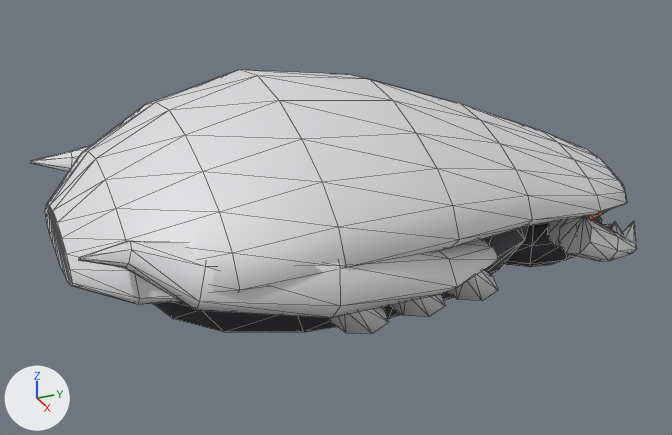
One commit to the glTF model assets/art/models/dune_beetle.glb: the scene before it, then after it.
Rendered twice from a camera (50 mm lens) standing at (2.228, -0.962, 1.711) and looking at (0.002, 0.039, 0.598). The axes (+X, +Y, +Z) are drawn at lower left. The lights are the same throughout. The picture after the commit comes second. Mesh edges are drawn as thin lines. Vertices at exactly the same position are counted once.

Objects in the first picture: 'dune_beetle'.
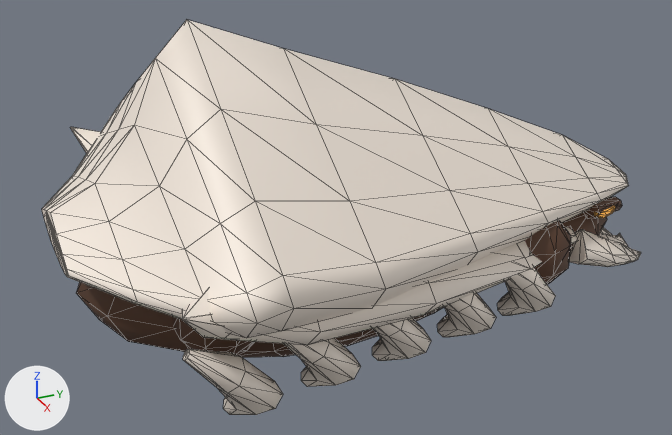
Patch to the scene script:
```diff
--- a/assets/art/models/dune_beetle.glb.py
+++ b/assets/art/models/dune_beetle.glb.py
@@ mat_dunechitin @@
 mat_dunechitin = principled_material('DuneChitin')
-mat_dunechitin.base_color = (0.73, 0.73, 0.745)  # light grey #dedee0
+mat_dunechitin.base_color = (0.905, 0.815, 0.723)  # pale yellow #f4e9dd
 mat_dunechitin.metallic = 0.04
@@ mat_dunesinew @@
 mat_dunesinew = principled_material('DuneSinew')
-mat_dunesinew.base_color = (0.0356, 0.0343, 0.0423)  # dark grey #35343a
+mat_dunesinew.base_color = (0.0976, 0.0437, 0.0222)  # brown #583b29
 mat_dunesinew.roughness = 0.7
@@ me_dune_beetle @@
 # used by ob_dune_beetle; location = (0.0, 0.0, 0.0)
-me_dune_beetle.from_pydata(...)  # 756 vertices, 1396 faces; spans x -0.58..0.58, y -0.74..1.07, z 0.32..1.04
+me_dune_beetle.from_pydata(...)  # 1468 vertices, 2658 faces; spans x -0.7..0.7, y -0.74..1.13, z 0.28..1.2
+# me_dune_beetle part 1: the loose piece of 32 vertices spanning x 0.09..0.3, y 0.68..1.07, z 0.36..0.57 is multiplied about its middle by the matrix ((-0.127, -0.24, 0.08), (0.167, -0.308, 0.183), (-0.018, 0.084, 0.118)), then moved by (-0.38, -0.01, 0.09), in mat_duneeyelamp (orange #d8973a, glowing brown #a5732a)
+# me_dune_beetle part 2: the loose piece of 32 vertices spanning x -0.3..-0.09, y 0.68..1.07, z 0.36..0.57 is multiplied about its middle by the matrix ((-0.127, 0.24, -0.08), (-0.167, -0.308, 0.183), (0.018, 0.084, 0.118)), then moved by (0.38, -0.01, 0.09), in mat_duneeyelamp (orange #d8973a, glowing brown #a5732a)
+# me_dune_beetle part 3: the loose piece of 180 vertices spanning x -0.55..0.55, y -0.73..1.03, z 0.52..1.04 is rebuilt with 176 vertices and now spans x -0.7..0.7, y -0.74..1.09, z 0.48..1.2
+# me_dune_beetle part 4: the loose piece of 98 vertices spanning x -0.35..0.35, y -0.55..0.67, z 0.32..0.72 is rebuilt with 144 vertices and now spans x -0.4..0.4, y -0.7..0.6, z 0.28..0.76
+# me_dune_beetle part 5: the loose piece of 48 vertices spanning x 0.21..0.58, y -0.74..0.38, z 0.52..0.81 is rebuilt with 48 vertices and now spans x 0.18..0.64, y -0.58..0.72, z 0.48..0.76
+# me_dune_beetle part 6: the loose piece of 48 vertices spanning x -0.58..-0.21, y -0.74..0.38, z 0.52..0.79 is rebuilt with 48 vertices and now spans x -0.64..-0.18, y -0.58..0.72, z 0.48..0.76
+# me_dune_beetle part 7: the loose piece of 32 vertices spanning x 0.06..0.24, y 0.68..1.02, z 0.36..0.57 is rebuilt with 40 vertices and now spans x 0.05..0.24, y 0.69..1.06, z 0.35..0.53
+# me_dune_beetle part 8: the loose piece of 24 vertices spanning x -0.05..0.05, y 0.81..1.07, z 0.34..0.48 is rebuilt with 32 vertices and now spans x -0.06..0.06, y 0.79..1.1, z 0.3..0.52
+# me_dune_beetle part 9: the loose piece of 21 vertices spanning x 0.16..0.44, y 0.02..0.21, z 0.39..0.61 is rebuilt with 60 vertices and now spans x 0.2..0.43, y 0.04..0.27, z 0.44..0.67, in mat_dunesinew (brown #583b29)
+# me_dune_beetle part 10: the loose piece of 16 vertices spanning x 0.16..0.24, y 0.77..0.9, z 0.54..0.59 is rebuilt with 16 vertices and now spans x 0.11..0.23, y 0.77..0.95, z 0.51..0.59, in mat_dunesinew (brown #583b29)
+# me_dune_beetle part 11: 2 vertices moved within x -0.11..0.11, y 0.74, z 0.35; 154 vertices removed from x -0.45..0.45, y -0.15..0.97, z 0.33..0.61; 722 vertices added at x -0.56..0.56, y -0.55..1.13, z 0.29..0.66
+# other edits to the shape of me_dune_beetle do not show in these pictures
 me_dune_beetle.materials.append(mat_dunechitin)
```

What differs and where, as boxes (x1, y1, x2, y2) in the pictures (672 x 435 px; the box of a moved part takes in the faces that stretch with it):
'dune_beetle', recoloured, reshaped (49% taller): before (31, 70, 637, 334); after (42, 20, 641, 415)
part 1 of me_dune_beetle, moved or reshaped (not visible afterwards): before (558, 217, 637, 261)
part 2 of me_dune_beetle, moved or reshaped (not visible before): after (594, 206, 615, 218)
part 3 of me_dune_beetle, rebuilt (35% taller): before (45, 70, 627, 305); after (42, 20, 628, 338)
part 4 of me_dune_beetle, rebuilt: before (153, 226, 528, 332); after (76, 282, 437, 357)
part 5 of me_dune_beetle, rebuilt (51% taller): before (79, 240, 499, 318); after (182, 227, 577, 345)
part 6 of me_dune_beetle, rebuilt: before (31, 145, 91, 172); after (70, 127, 101, 154)
part 7 of me_dune_beetle, rebuilt: before (548, 216, 622, 247); after (598, 232, 628, 246)
part 8 of me_dune_beetle, rebuilt (9% wider, 50% taller): before (603, 223, 613, 228); after (601, 227, 612, 235)
part 9 of me_dune_beetle, rebuilt (mostly hidden afterwards): before (391, 294, 445, 317); after (432, 307, 444, 312)
part 10 of me_dune_beetle, rebuilt: before (588, 211, 607, 220); after (583, 197, 622, 219)
part 11 of me_dune_beetle, built on: before (330, 216, 602, 334); after (172, 213, 641, 415)
